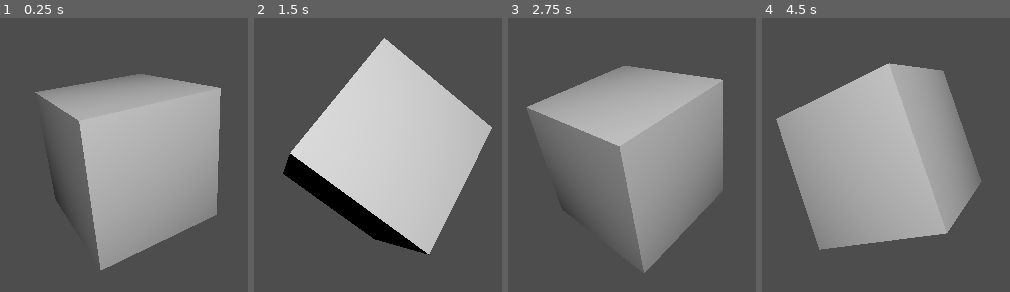
Above: before the commit, frames 1-4 (left to right).
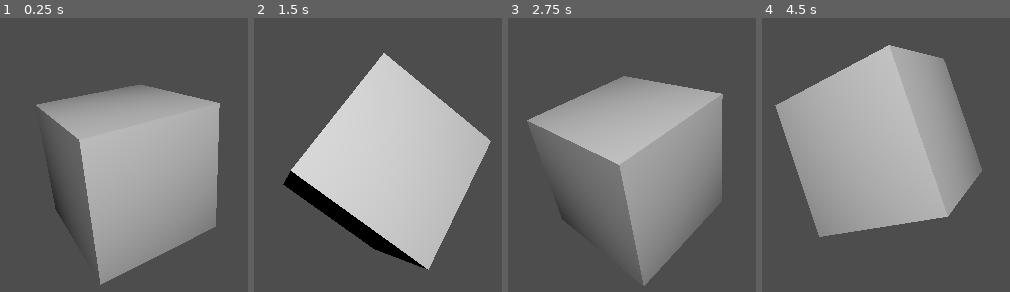
Above: after the commit, the same moments.

Repository: OliverLazar/game-of-life
Game: Godot game, scene res://Scenes/level_1.tscn
Same seed, same stepped clock (60 frames per second), same inputs: the game is played once before the commit and once after it. The project has no main scene, so this scene is started directly.
Inputs:
- Up to frame 1 (0.25 s): no input
- Up to frame 2 (1.5 s): no input
- Up to frame 3 (2.75 s): no input
- Up to frame 4 (4.5 s): no input

The runs differ from the first frame. In frame 1, 7.7% of the frame differs, in the area x 14-90%, y 20-98%; in frame 2, 11%, in the area x 11-96%, y 7-92%; in frame 3, 7.9%; in frame 4, 8.7%.

Commit message:
Shakey
makes the cube shake

Diff:
--- a/Scripts/csg_box_3d.gd
+++ b/Scripts/csg_box_3d.gd
@@ -1,7 +1,10 @@
 extends CSGBox3D
 
 @export var speed: Vector3 = Vector3(25,50,40)
+var time: float = 0
 
 # Called every frame. 'delta' is the elapsed time since the previous frame.
 func _process(delta: float) -> void:
 	rotation_degrees += speed * delta
+	position = Vector3(0, 0.1*sin(time*20), 0)
+	time += delta
